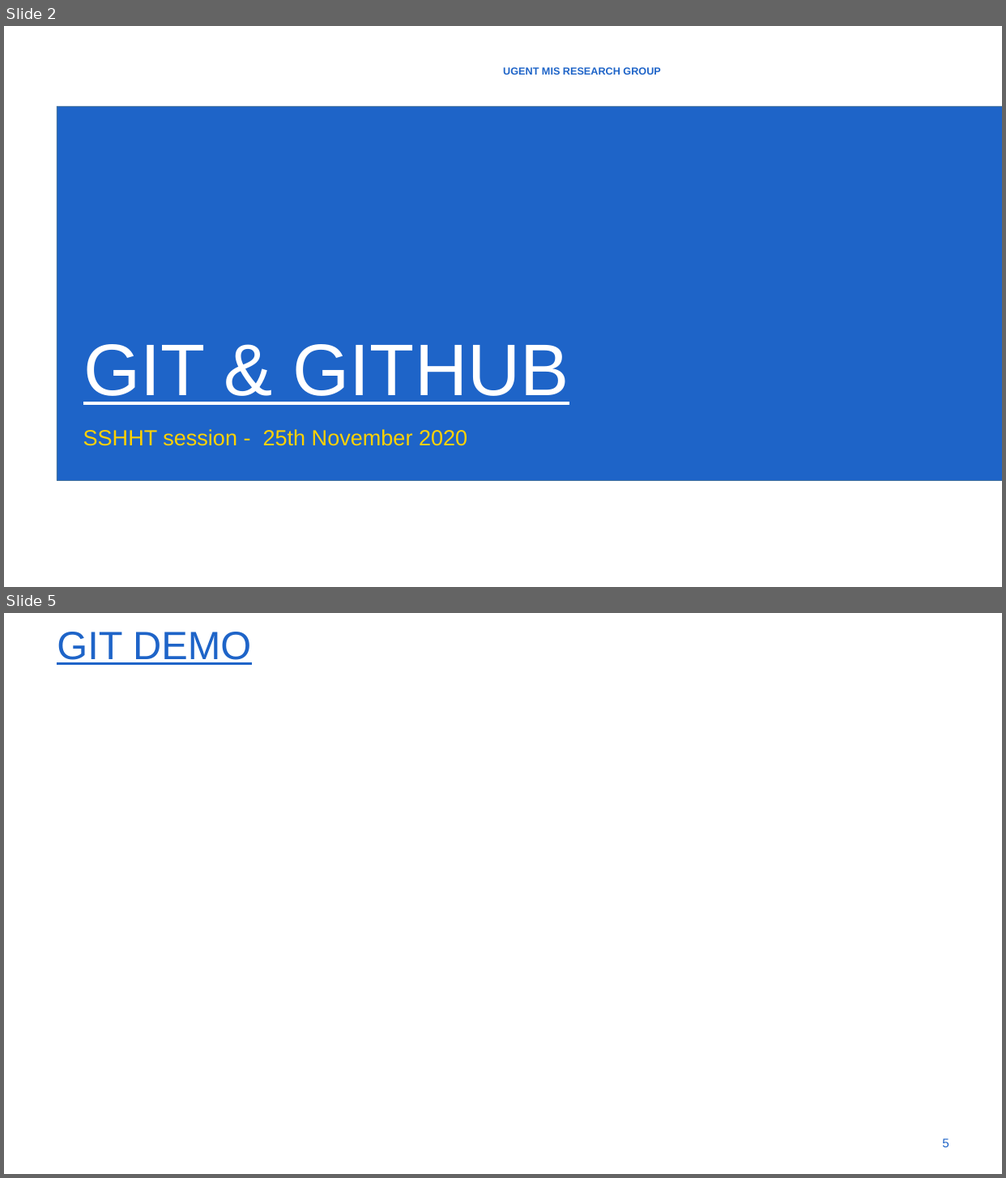
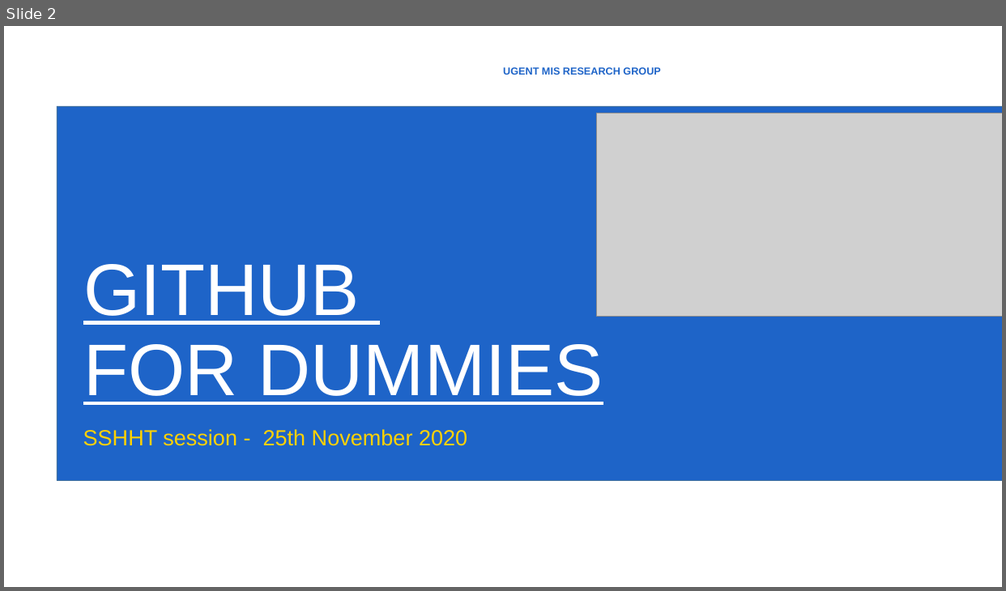
Before and after one commit to Qisi-Zhang/SSHTsessie, a slide deck: SSHTGithub.pptx. Shown one above the other, each under a label of ours: slides 2 and 5 before the commit, slide 2 after it; the slides between them are not shown. The pictures are 1006x1178 and 1006x591 pixels, drawn with LibreOffice and Linux fonts; fonts in the diff are those of the drawing; grey boxes stand for pictures; background and template pictures are left out. Boxes give left, top, right and bottom in pixels: in the first picture for what was removed or moved away, otherwise in the second. Text is boxed around its words. In the diff, an @@ line names an element or a change of style, - is before the commit and + after.

```diff
--- a/SSHTGithub.pptx
+++ b/SSHTGithub.pptx
@@ slide 5 removed at [4,613,1002,1174], background #FFFFFF @@
@@ title removed at [57,632,251,665] @@
-GIT DEMO
@@ page number removed at [942,1139,949,1148] @@
-5
@@ slide 2 changed as well @@
@@ picture added at [597,113,1002,316] @@
@@ title at [83,264,603,405]: text changed @@
-GIT & GITHUB
+GITHUB
+FOR DUMMIES
```
Also in this commit, not shown: 4 other slides changed, 6 slides added, 1 other slide removed.
